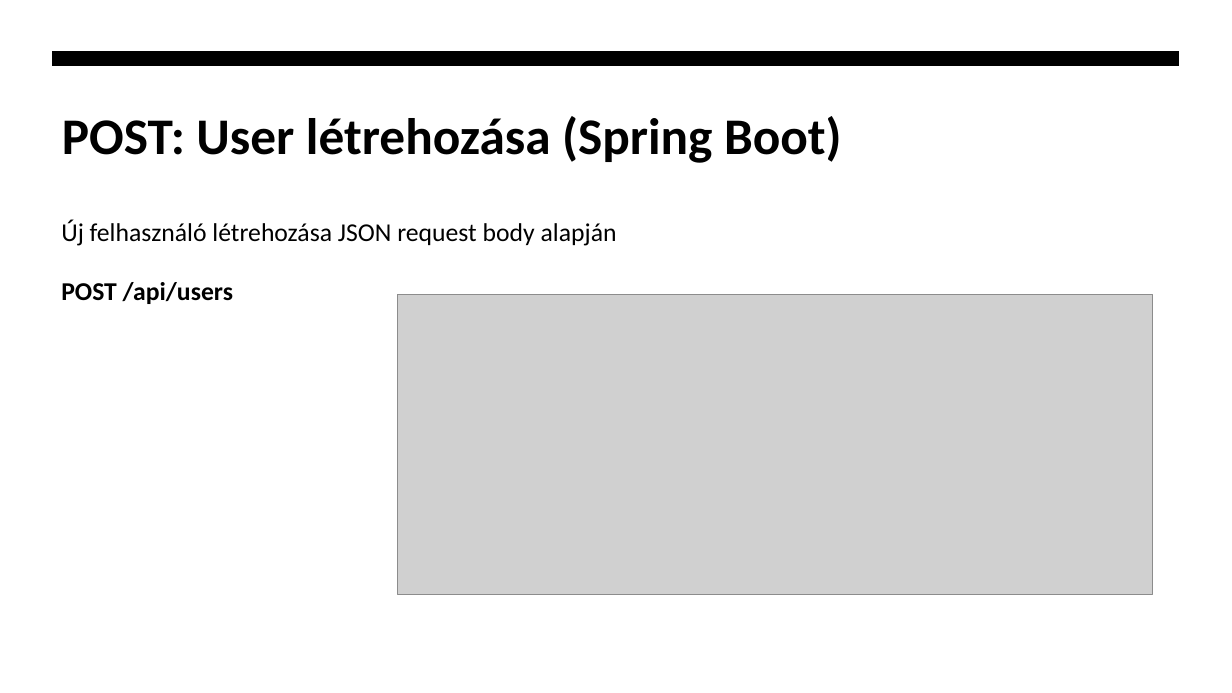
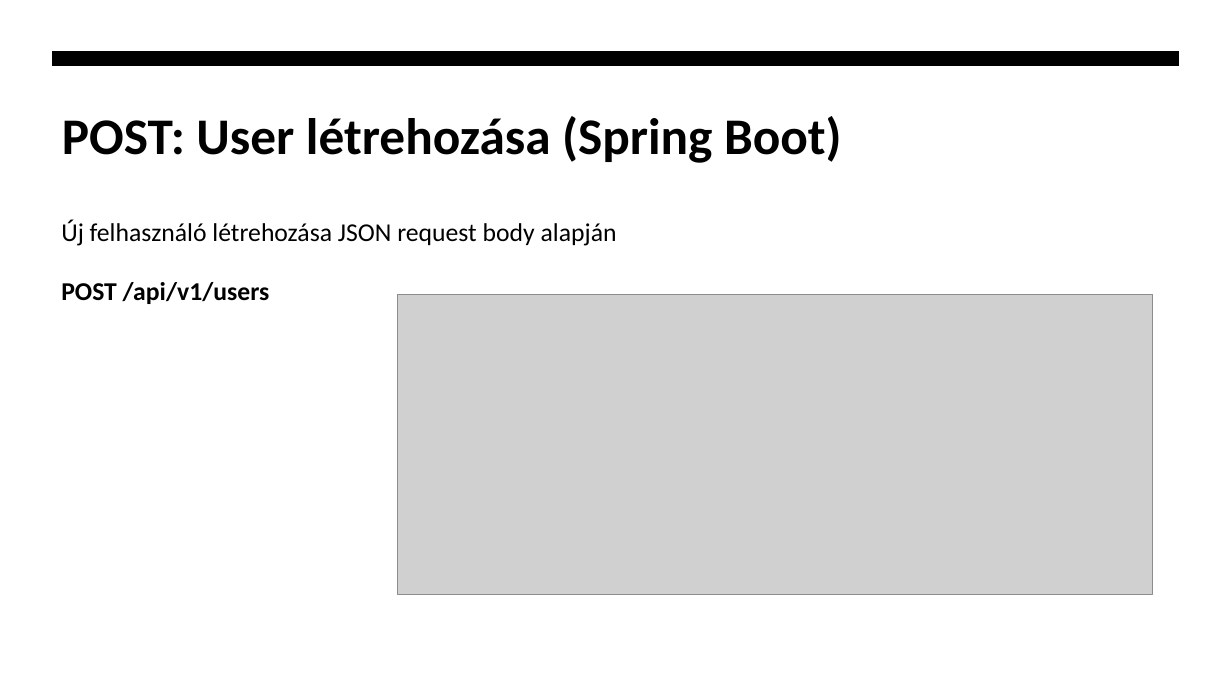
Before and after one commit to zbalogh/oe-internetes-alkalmazasok, a slide deck: slide 14 of 05_06/06_eloadas_Backend_REST_fejlesztes.pptx. Drawn at 1232x693 pixels with LibreOffice and Linux fonts; fonts in the diff are those of the drawing; grey boxes stand for pictures. Boxes give left, top, right and bottom in pixels: in the first picture for what was removed or moved away, otherwise in the second. Text is boxed around its words. In the diff, an @@ line names an element or a change of style, - is before the commit and + after.

```diff
--- a/05_06/06_eloadas_Backend_REST_fejlesztes.pptx
+++ b/05_06/06_eloadas_Backend_REST_fejlesztes.pptx
@@ text at [61,282,270,304]: text changed @@
-POST /api/users
+POST /api/v1/users
```
Also in this commit, not shown: 3 other slides changed, 1 other file.
